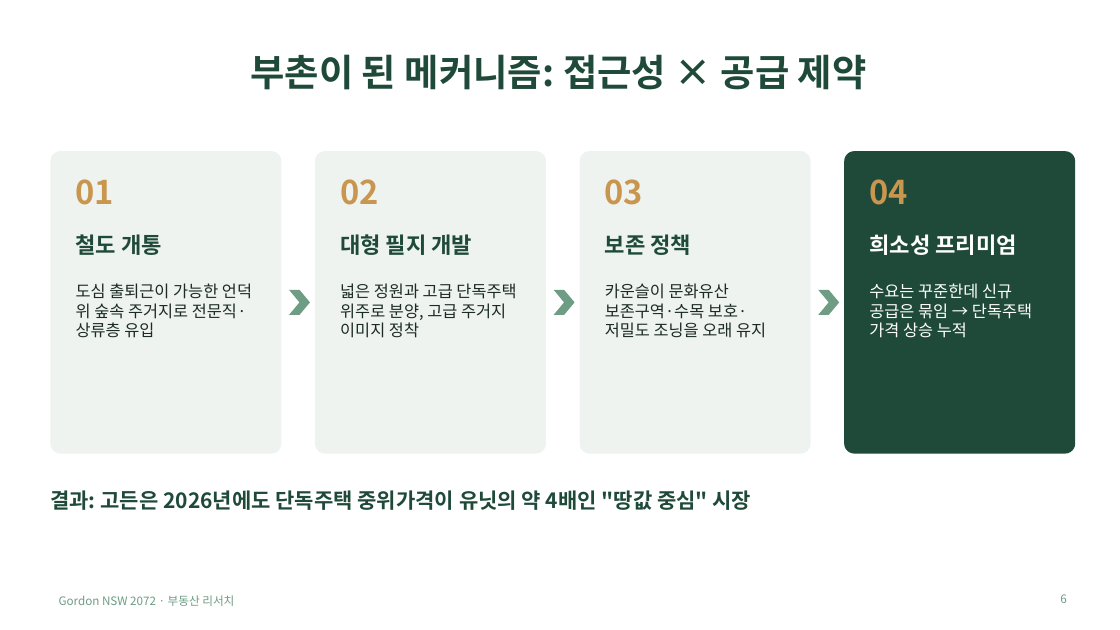
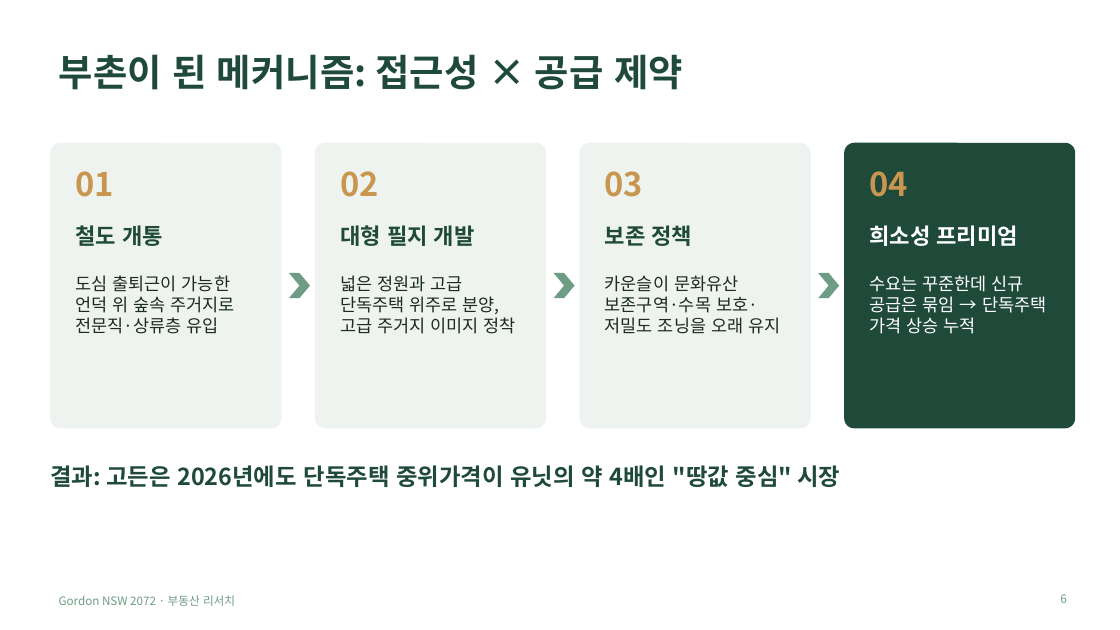
Before and after one commit to dlekrud105-cell/Mia, a slide deck: slide 6 of gordon/Gordon_부동산_분석.pptx. Drawn at 1120x630 pixels with LibreOffice and Linux fonts; fonts in the diff are those of the drawing. Boxes give left, top, right and bottom in pixels: in the first picture for what was removed or moved away, otherwise in the second. Text is boxed around its words. In the diff, an @@ line names an element or a change of style, - is before the commit and + after.

```diff
--- a/gordon/Gordon_부동산_분석.pptx
+++ b/gordon/Gordon_부동산_분석.pptx
@@ title "부촌이 된 메커니즘: 접근성 × ..." at [59, 54, 683, 90]: alignment centre to left @@
@@ rounded rectangle: place and size @@
-rounded rectangle at [50, 151, 281, 454]
+rounded rectangle at [50, 143, 281, 429]
@@ rounded rectangle: place and size @@
-rounded rectangle at [315, 151, 546, 454]
+rounded rectangle at [315, 143, 546, 429]
@@ rounded rectangle: place and size @@
-rounded rectangle at [580, 151, 811, 454]
+rounded rectangle at [580, 143, 811, 429]
@@ rounded rectangle: place and size @@
-rounded rectangle at [844, 151, 1075, 454]
+rounded rectangle at [844, 143, 1075, 429]
@@ 8 texts: place and size @@
-8 texts at [76, 179, 1016, 255]
+8 texts at [76, 171, 1018, 246]
@@ text "도심 출퇴근이 가능한 언덕 위 ...": place and size @@
-text "도심 출퇴근이 가능한 언덕 위 ..." at [76, 283, 252, 338]
+text "도심 출퇴근이 가능한 언덕 위 ..." at [76, 275, 235, 334]
@@ text "넓은 정원과 고급 단독주택 위주로 ...": place and size @@
-text "넓은 정원과 고급 단독주택 위주로 ..." at [340, 283, 516, 338]
+text "넓은 정원과 고급 단독주택 위주로 ..." at [340, 275, 516, 334]
@@ text "카운슬이 문화유산 보존구역·수목 보호·저밀도 조닝을 ...": place and size @@
-text "카운슬이 문화유산 보존구역·수목 보호·저밀도 조닝을 ..." at [605, 283, 766, 338]
+text "카운슬이 문화유산 보존구역·수목 보호·저밀도 조닝을 ..." at [605, 275, 780, 334]
@@ 3 chevrons: place and size @@
-3 chevrons at [289, 290, 839, 315]
+3 chevrons at [289, 273, 839, 298]
@@ size 14 to 15 pt in 4 elements at [76, 275, 235, 334], [340, 275, 516, 334], [605, 275, 780, 334], [869, 275, 1046, 334] @@
@@ text "수요는 꾸준한데 신규 공급은 묶임 ...": place and size @@
-text "수요는 꾸준한데 신규 공급은 묶임 ..." at [869, 283, 1032, 338]
+text "수요는 꾸준한데 신규 공급은 묶임 ..." at [869, 275, 1046, 334]
@@ text "결과: 고든은 2026년에도 단독주택 중위가격이 ...": place and size @@
-text "결과: 고든은 2026년에도 단독주택 중위가격이 ..." at [50, 490, 752, 510]
+text "결과: 고든은 2026년에도 단독주택 중위가격이 ..." at [50, 465, 840, 487]
@@ text "결과: 고든은 2026년에도 단독주택 중위가격이 ..." at [50, 465, 840, 487]: size 18 to 20 pt @@
```
Also in this commit, not shown: 12 other slides changed, 2 other files.
